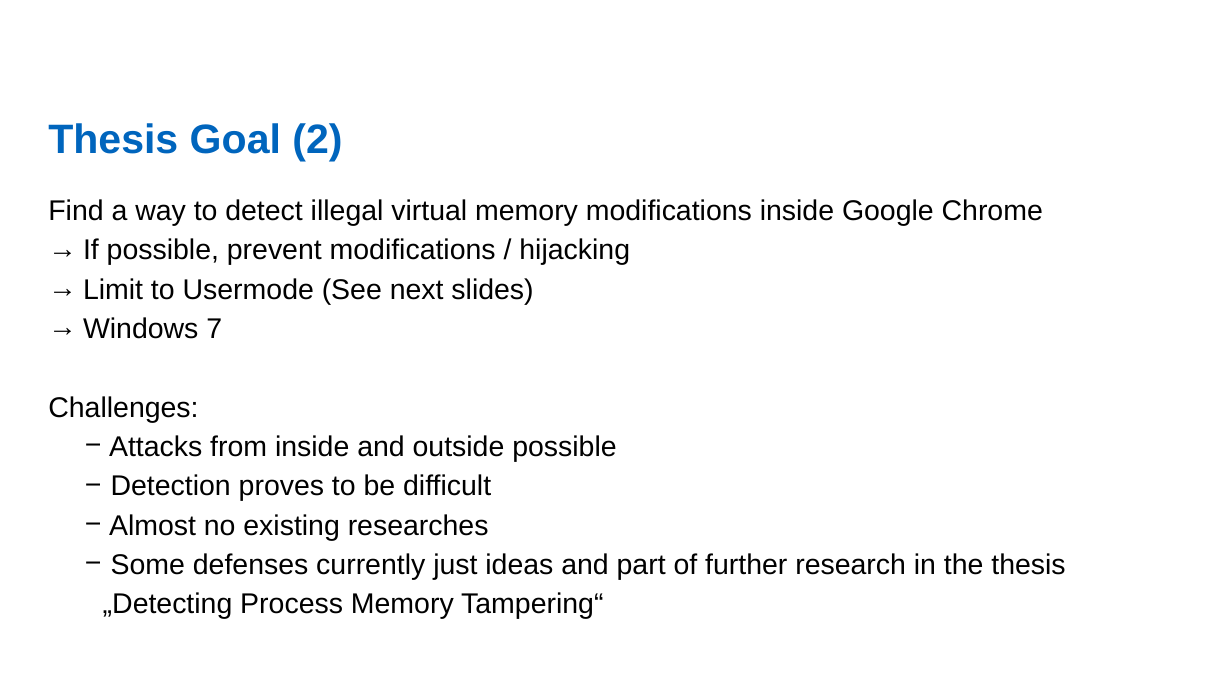
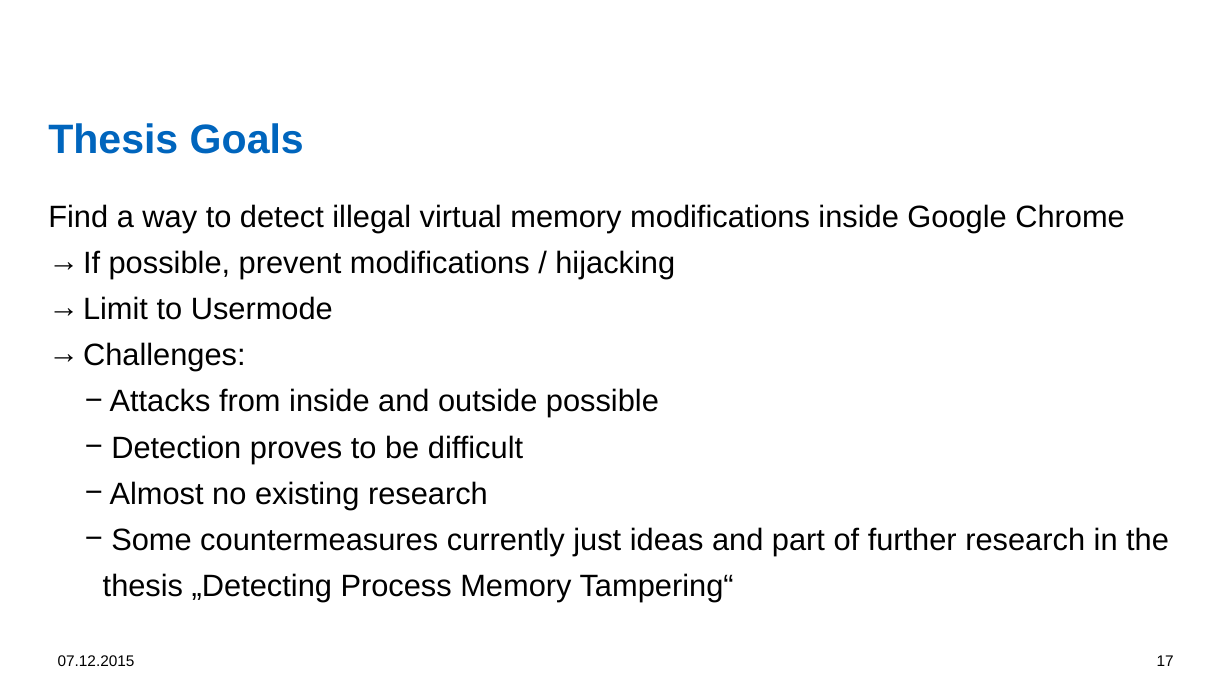
Before and after one commit to dennisfischer/bachelors-thesis, a slide deck: slide 17 of Presentations/Overview of illegal memory modifications - Attacks and Defenses.pptx (slide 18 before the commit). Drawn at 1232x693 pixels with LibreOffice and Linux fonts; fonts in the diff are those of the drawing; background and template pictures are left out. Boxes give left, top, right and bottom in pixels: in the first picture for what was removed or moved away, otherwise in the second. Text is boxed around its words. In the diff, an @@ line names an element or a change of style, - is before the commit and + after.

```diff
--- a/Presentations/Overview of illegal memory modifications - Attacks and Defenses.pptx
+++ b/Presentations/Overview of illegal memory modifications - Attacks and Defenses.pptx
@@ title at (48,123,304,154): text changed @@
-Thesis Goal (2)
+Thesis Goals
@@ text at (48,204,1125,463): size 22.2 to 24 pt in "Find a way to detect illegal virtual ...", "If possible, prevent modifications / hijacking", "Challenges:", "Attacks from inside and outside possible" and 1 more places; line spacing 1.15 to 1.25; bullet none to → @@
@@ text at (83,296,333,320): text changed; size 22.2 to 24 pt @@
-→ Limit to Usermode (See next slides)
-→ Windows 7
+→ Limit to Usermode
@@ text at (103,481,1169,602): text changed; size 22.2 to 24 pt @@
-      − Almost no existing researches
-      − Some defenses currently just ideas and part of further research in the thesis
-        „Detecting Process Memory Tampering“
+      − Almost no existing research
+      − Some countermeasures currently just ideas and part of further research in the thesis „Detecting Process Memory Tampering“
@@ text added at (58,655,135,666), 12 pt, text #000000 @@
+07.12.2015
@@ page number added at (1157,655,1174,666), 12 pt, text #000000 @@
+17
```
Also in this commit, not shown: 10 other slides changed, 7 slides added, 8 slides removed, 15 other files.
